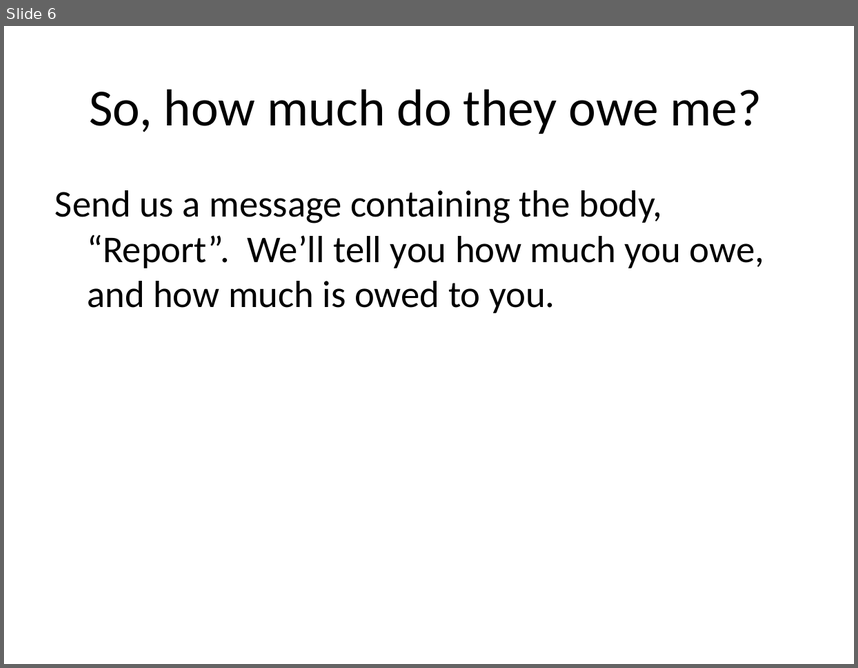
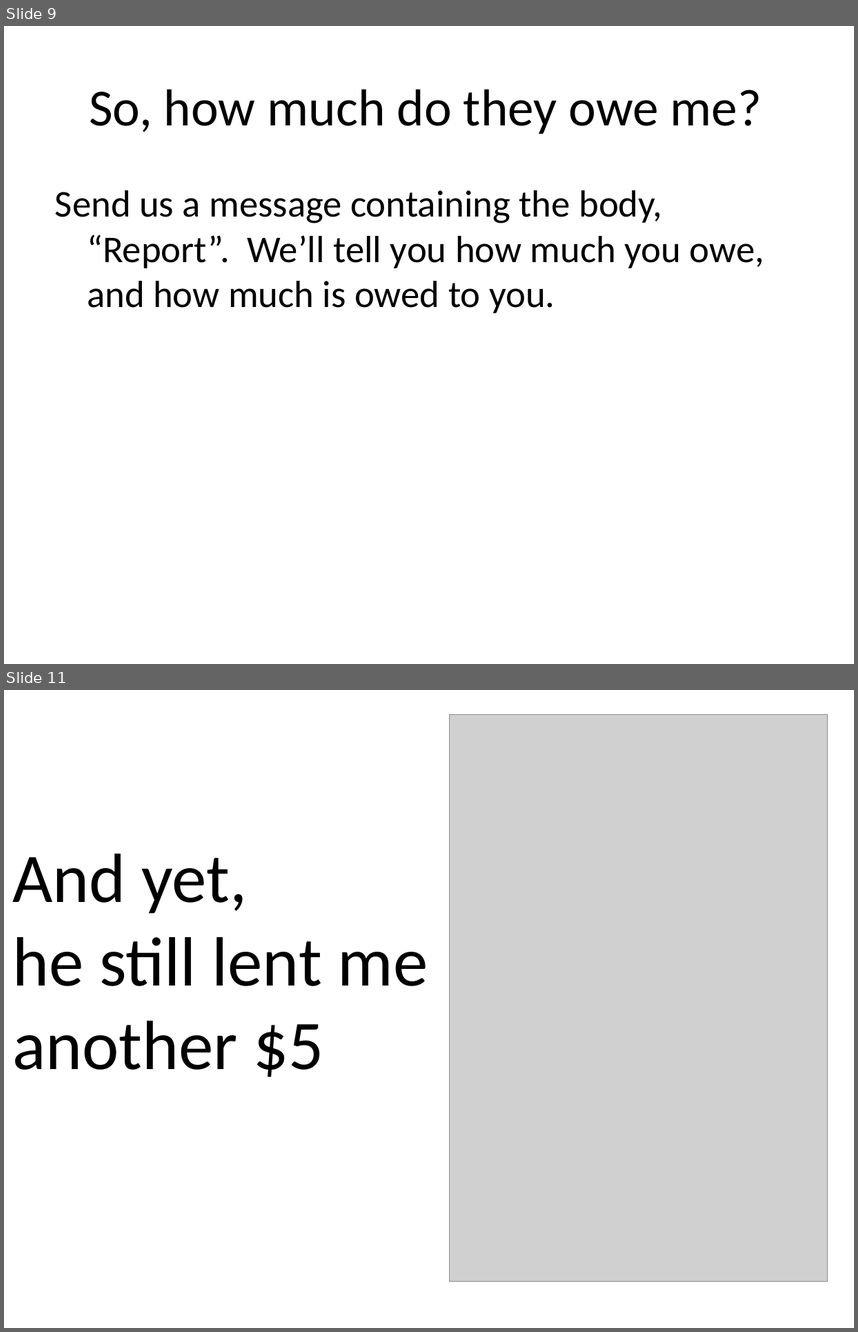
Before and after one commit to waseemilahi/mycheapfriend, a slide deck: 2nd iteration/demo/Presentation1.pptx. Shown one above the other, each under a label of ours: slide 6 before the commit, slides 9 and 11 after it; the slides between them are not shown. The pictures are 858x668 and 858x1332 pixels, drawn with LibreOffice and Linux fonts; fonts in the diff are those of the drawing; grey boxes stand for pictures. Boxes give left, top, right and bottom in pixels: in the first picture for what was removed or moved away, otherwise in the second. Text is boxed around its words. In the diff, an @@ line names an element or a change of style, - is before the commit and + after.

```diff
--- a/2nd iteration/demo/Presentation1.pptx
+++ b/2nd iteration/demo/Presentation1.pptx
@@ slide 11 added at box(4, 690, 854, 1328), background #FFFFFF @@
@@ picture added at box(450, 715, 827, 1281) @@
@@ text added at box(12, 854, 428, 1077), 59 pt, text #000000 @@
+And yet,
+he still lent me another $5
@@ what was slide 6 is now slide 9 @@
```
Also in this commit, not shown: 6 other slides added.
